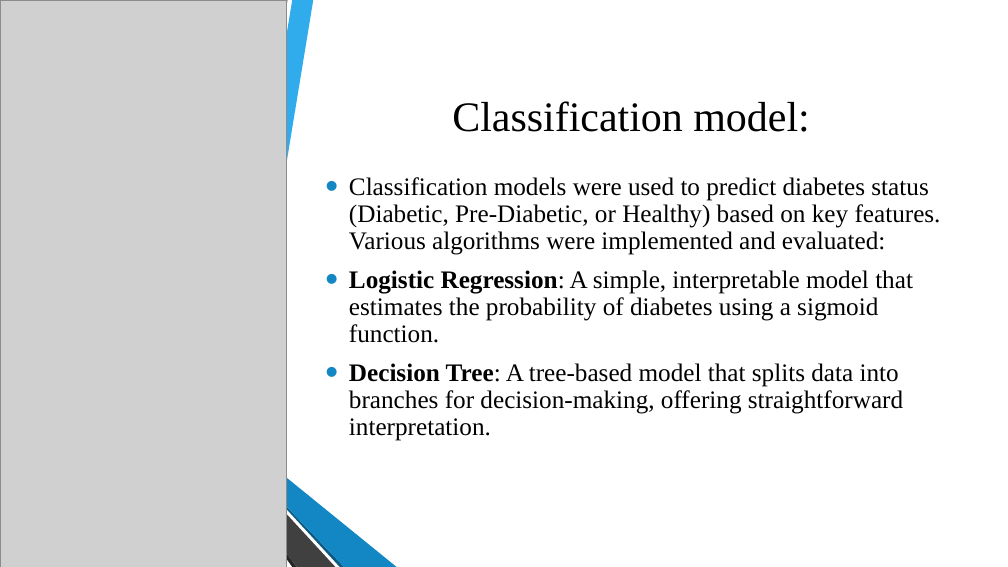
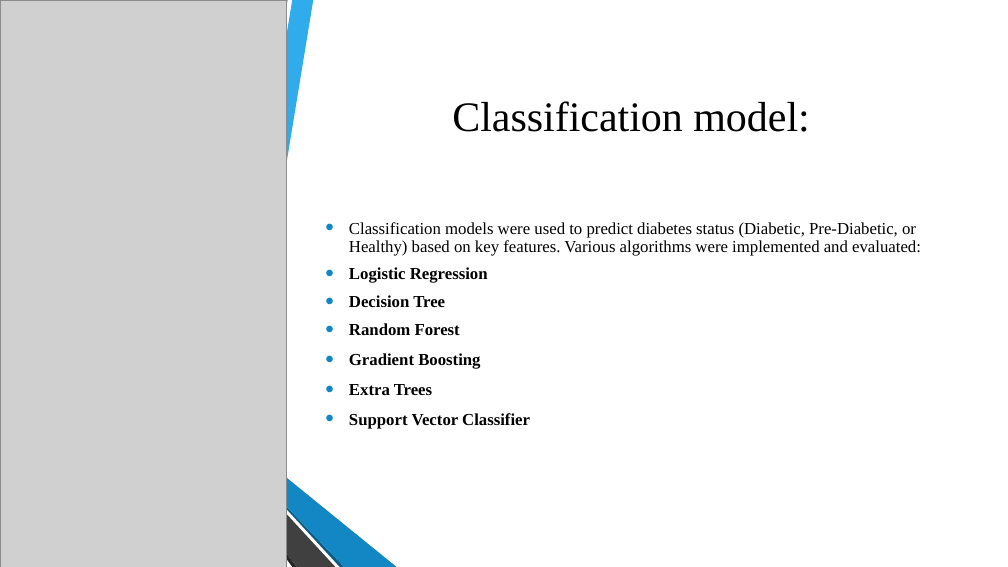
Before and after one commit to prakharmauryas/GlucoSense_Infosys_Internship_Nov2024, a slide deck: slide 11 of Sriraj-Penjerla/Presentation_Glucosense.pptx. Drawn at 1008x567 pixels with LibreOffice and Linux fonts; fonts in the diff are those of the drawing; grey boxes stand for pictures; background and template pictures are left out. Boxes give left, top, right and bottom in pixels: in the first picture for what was removed or moved away, otherwise in the second. Text is boxed around its words. In the diff, an @@ line names an element or a change of style, - is before the commit and + after.

```diff
--- a/Sriraj-Penjerla/Presentation_Glucosense.pptx
+++ b/Sriraj-Penjerla/Presentation_Glucosense.pptx
@@ text at <box>349,222,921,256</box>: size 24 to 16 pt in "Classification models were used to predict diabetes ..."; less space between paragraphs @@
@@ text at <box>349,267,530,429</box>: text changed; size 24 to 16 pt; bold on @@
-• Logistic Regression: A simple, interpretable model that estimates the probability of diabetes using a sigmoid function.
-• Decision Tree: A tree-based model that splits data into branches for decision-making, offering straightforward interpretation.
+• Logistic Regression
+• Decision Tree
+• Random Forest
+• Gradient Boosting
+• Extra Trees
+• Support Vector Classifier
```
Also in this commit, not shown: 5 other slides changed, 1 slide removed.
